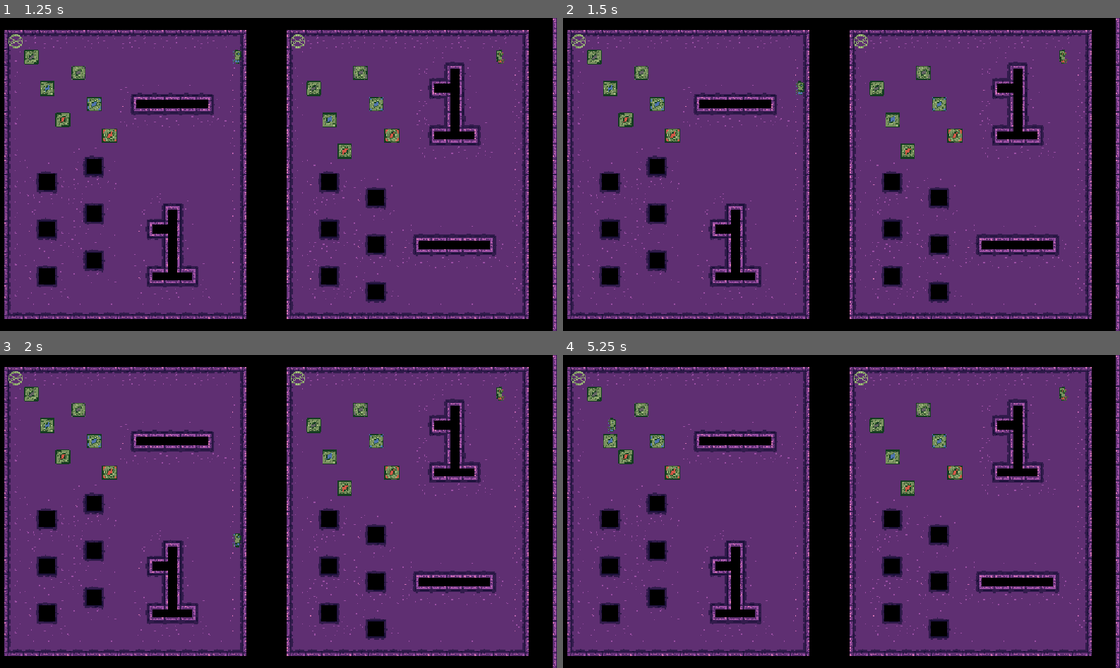
Above: before the commit, frames 1-4 (two rows, left to right).
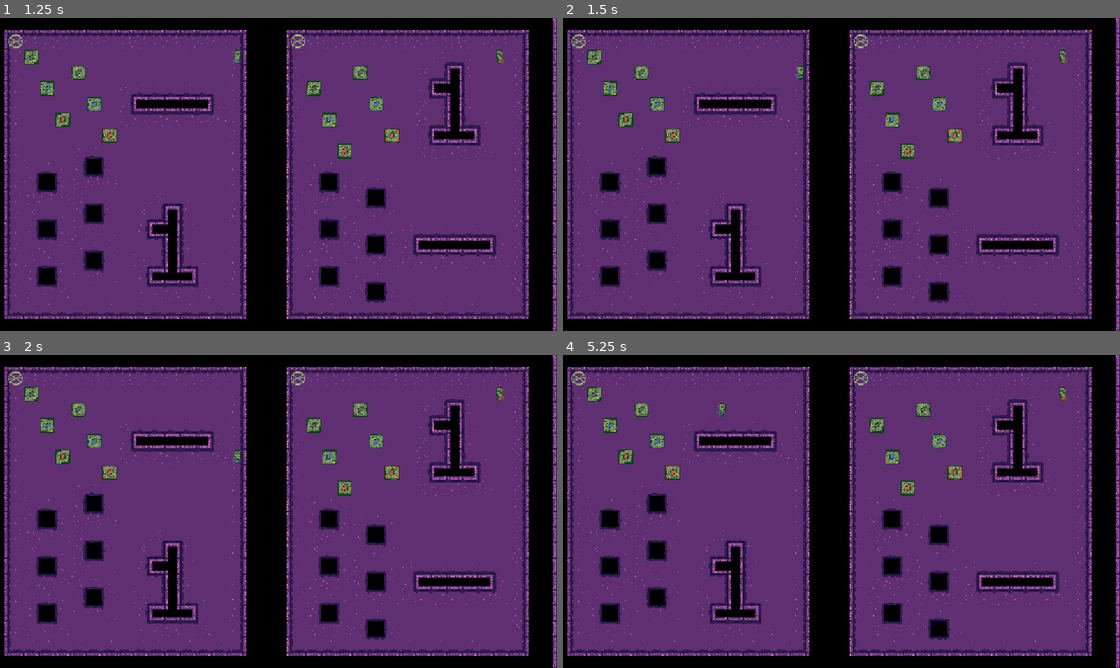
Above: after the commit, the same moments.

Repository: whitsettbe/kcol-f26-gamedevproj-cb
Game: Godot game, scene res://scenes/multilevel.tscn
Two runs of this game, one before a commit and one after it. Both use one fixed random seed, a clock stepped at 60 frames per second and the inputs below.
Inputs:
- Up to frame 1 (1.25 s): tap Enter at 0.5 s; hold D (L_right) from 0.53 s (still down); tap Shift (undo) at 0.6 s
- Up to frame 2 (1.5 s): tap Space (restart) at 1.25 s; release D (L_right) at 1.28 s; hold S (L_down) from 1.28 s (still down); tap Shift (undo) at 1.35 s
- Up to frame 3 (2 s): keep holding S (L_down)
- Up to frame 4 (5.25 s): release S (L_down) at 2.03 s; hold D (L_right) 2.03-2.78 s; tap Shift (undo) every 0.75 s from 2.1 to 5.1 s; tap Space (restart) at 2.75, 3.5, 4.25 s; hold W (L_up) 2.78-3.53 s; hold A (L_left) 3.53-5.03 s; hold S (L_down) from 5.03 s (still down)

Frame 1 is identical in both runs. In frame 2, 0.1% of the frame differs, in the area x 41-44%, y 15-25%; in frame 3, 0.1%; in frame 4, 0.3%, in the area x 7-30%, y 15-30%.

Commit message:
Slowed down run speed

Diff:
--- a/TornAsunder/levels/level_block_manager.gd
+++ b/TornAsunder/levels/level_block_manager.gd
@@ -22,7 +22,11 @@
 # Set up timeouts for input duplication
 var input_timeouts = Dictionary()
 	# direction action -> seconds until usable
-const INPUT_ECHO_DELAY = 0.5 # seconds
+const INPUT_ECHO_DELAY = 0.5 # seconds for which a key
+		# must be held to trigger echo motion
+const INPUT_RUN_INTERVAL = 0.15 # seconds between
+		# running motions (repeated motion during
+		# key-holding)
 
 
 # Called when the node enters the scene tree for the first time.
@@ -86,7 +90,7 @@
 				if input_timeouts[dir] <= -INPUT_ECHO_DELAY:
 					input_timeouts[dir] = INPUT_ECHO_DELAY
 				else:
-					input_timeouts[dir] = GridArea2D.PUSH_DURATION
+					input_timeouts[dir] = INPUT_RUN_INTERVAL
 
 				# Push the current state to the undo stack
 				if not state_pushed:
